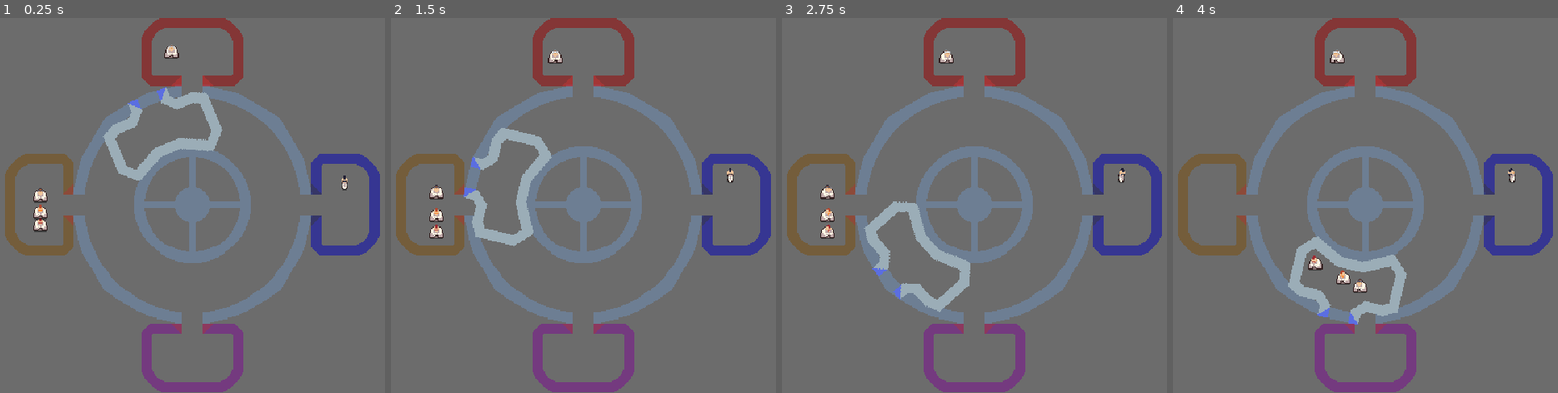
Above: before the commit, frames 1-4 (left to right).
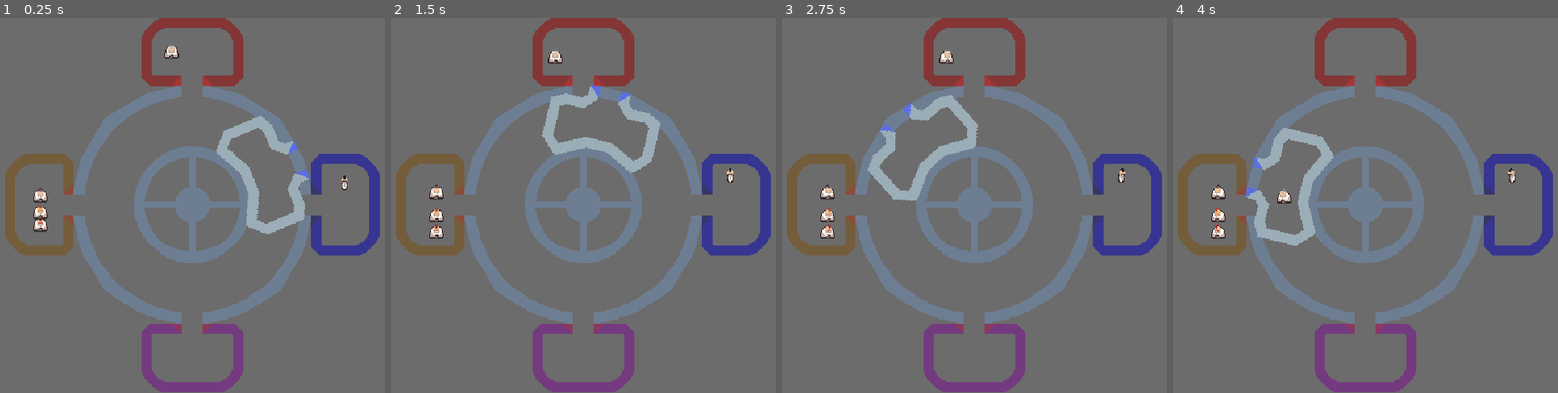
Above: after the commit, the same moments.

Repository: tehelka-gamedev/gmtk-2025
Game: Godot game, scene res://main.tscn
The game is run twice, just before and just after one commit, with the same random seed, the same clock (stepped at 60 frames per second) and the same inputs.
Inputs:
- Up to frame 1 (0.25 s): no input
- Up to frame 2 (1.5 s): tap Enter (open_door) at 0.5, 1.35 s; hold Right (ui_right) 0.53-1.28 s; tap Space (elevator_toggle_movement) at 0.6, 1.25 s; hold Down (ui_down) from 1.28 s (still down)
- Up to frame 3 (2.75 s): release Down (ui_down) at 2.03 s; hold Right (ui_right) from 2.03 s (still down); tap Space (elevator_toggle_movement) at 2.1 s
- Up to frame 4 (4 s): tap Enter (open_door) at 2.75, 2.85 s; release Right (ui_right) at 2.78 s; hold Up (ui_up) 2.78-3.53 s; hold Left (ui_left) from 3.53 s (still down); tap Space (elevator_toggle_movement) at 3.6 s

The runs differ from the first frame. In frame 1, 4.2% of the frame differs, in the area x 26-81%, y 18-58%; in frame 2, 4.2%; in frame 3, 4.2%; in frame 4, 5.0%, in the area x 9-61%, y 8-82%.

Commit message:
Change elevator scene position

Diff:
--- a/godot/objects/elevator.tscn
+++ b/godot/objects/elevator.tscn
@@ -6,7 +6,7 @@
 [ext_resource type="Script" uid="uid://cjd6a7ud0c8av" path="res://objects/slot.gd" id="4_h6q4t"]
 
 [sub_resource type="RectangleShape2D" id="RectangleShape2D_ogmrx"]
-size = Vector2(92, 29)
+size = Vector2(24, 80)
 
 [node name="Elevator" type="Node2D" node_paths=PackedStringArray("inner_pivot", "room_detector", "look_at_helper", "slot_manager")]
 script = ExtResource("1_ogmrx")
@@ -18,16 +18,16 @@
 [node name="Pivot" type="Node2D" parent="."]
 
 [node name="InnerPivot" type="Node2D" parent="Pivot"]
-position = Vector2(0, -77)
+position = Vector2(77, 0)
 
 [node name="Elevator" type="Sprite2D" parent="Pivot/InnerPivot"]
+rotation = 1.5708
 texture = ExtResource("1_581l7")
 
 [node name="RoomDetector" type="Area2D" parent="Pivot/InnerPivot"]
-position = Vector2(0, -32)
+position = Vector2(32, 0)
 
 [node name="CollisionShape2D" type="CollisionShape2D" parent="Pivot/InnerPivot/RoomDetector"]
-position = Vector2(0, -2.5)
 shape = SubResource("RectangleShape2D_ogmrx")
 
 [node name="SlotManager" type="Node2D" parent="Pivot/InnerPivot"]
@@ -35,19 +35,19 @@
 metadata/_edit_lock_ = true
 
 [node name="ElevatorSlot1" type="Marker2D" parent="Pivot/InnerPivot/SlotManager"]
-position = Vector2(-33, 3)
+position = Vector2(-3, -31)
 script = ExtResource("4_h6q4t")
 
 [node name="ElevatorSlot2" type="Marker2D" parent="Pivot/InnerPivot/SlotManager"]
-position = Vector2(-15, 3)
+position = Vector2(-3, -9)
 script = ExtResource("4_h6q4t")
 
 [node name="ElevatorSlot3" type="Marker2D" parent="Pivot/InnerPivot/SlotManager"]
-position = Vector2(16, 3)
+position = Vector2(-3, 10)
 script = ExtResource("4_h6q4t")
 
 [node name="ElevatorSlot4" type="Marker2D" parent="Pivot/InnerPivot/SlotManager"]
-position = Vector2(31, 3)
+position = Vector2(-3, 30)
 script = ExtResource("4_h6q4t")
 
 [node name="lookAtHelper" type="Node2D" parent="."]
